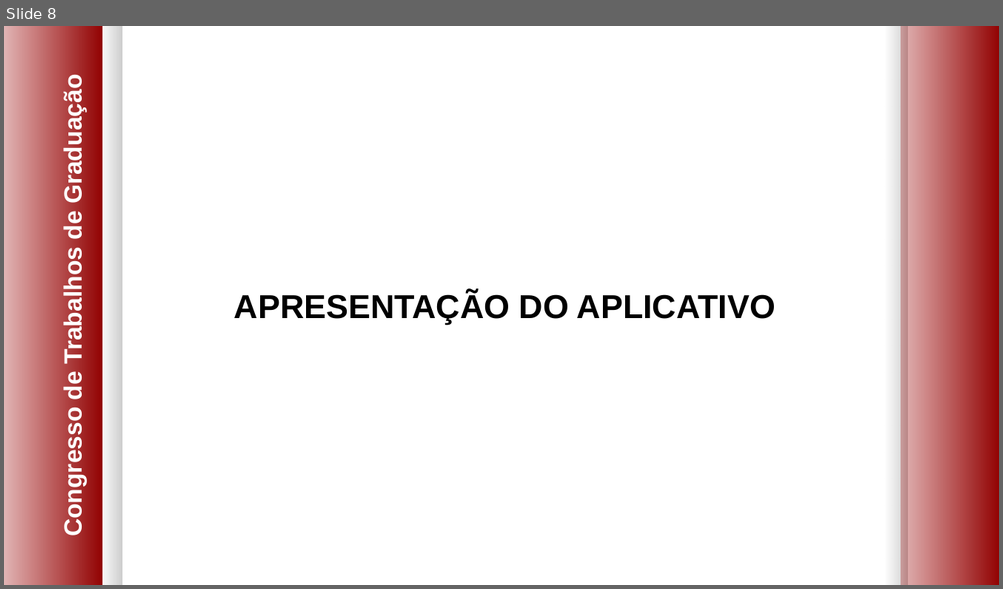
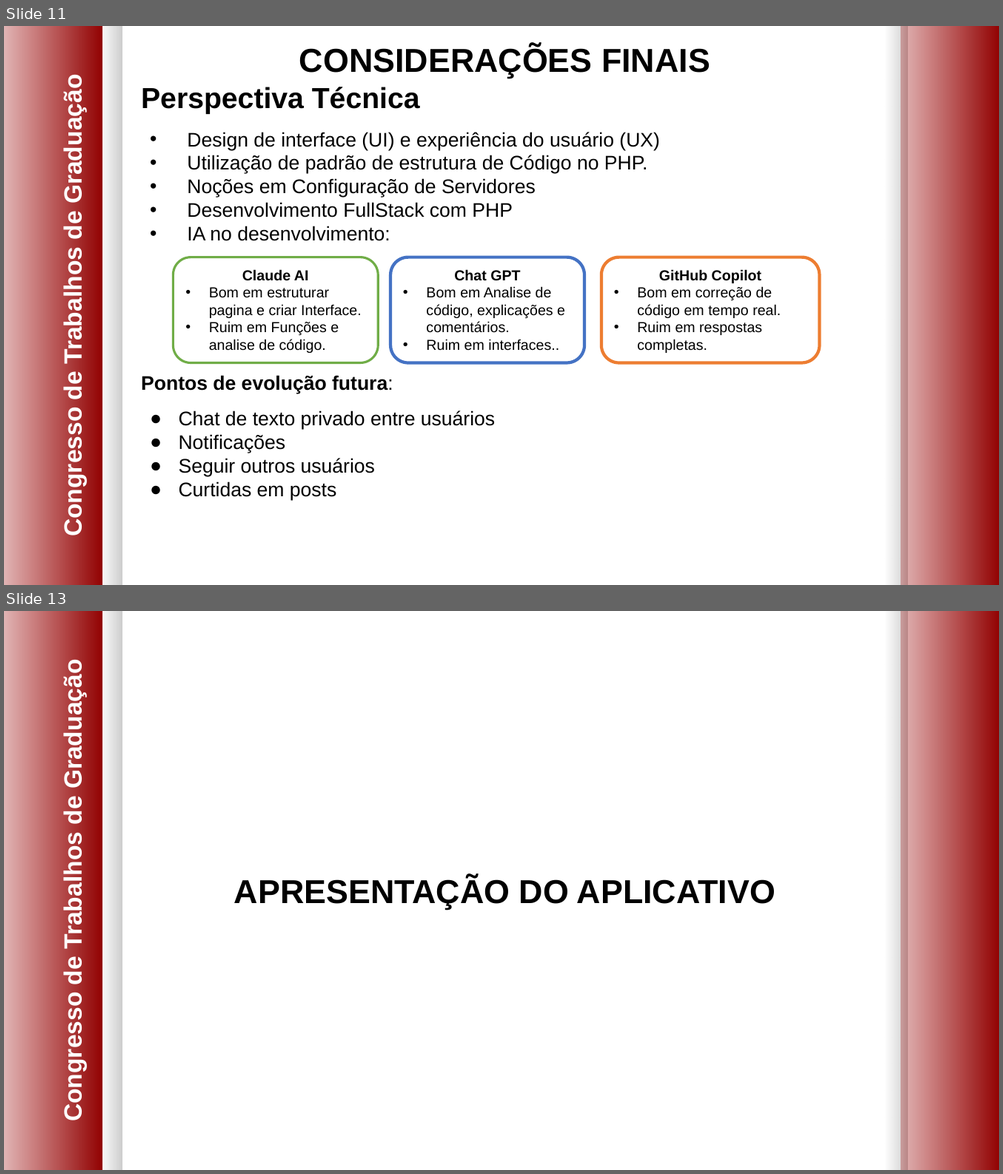
Before and after one commit to AntonioMenelau/FatecConnect-TG, a slide deck: documentação/Apresentação - FatecConnect.pptx. Shown one above the other, each under a label of ours: slide 8 before the commit, slides 11 and 13 after it; the slides between them are not shown. The pictures are 1003x589 and 1003x1174 pixels, drawn with LibreOffice and Linux fonts; fonts in the diff are those of the drawing; background and template pictures are left out. Boxes give left, top, right and bottom in pixels: in the first picture for what was removed or moved away, otherwise in the second. Text is boxed around its words. In the diff, an @@ line names an element or a change of style, - is before the commit and + after.

```diff
--- a/documentação/Apresentação - FatecConnect.pptx
+++ b/documentação/Apresentação - FatecConnect.pptx
@@ slide 11 added at (x1=4, y1=26, x2=999, y2=585), background #FFFFFF; not listed: 5 template elements that a slide beside it also shows @@
@@ text added at (x1=299, y1=46, x2=710, y2=79), 32 pt, text #000000, bold @@
+CONSIDERAÇÕES FINAIS
@@ text added at (x1=141, y1=87, x2=660, y2=501), 19 pt, text #000000 @@
+Perspectiva Técnica
+• Design de interface (UI) e experiência do usuário (UX)
+• Utilização de padrão de estrutura de Código no PHP.
+• Noções em Configuração de Servidores
+• Desenvolvimento FullStack com PHP
+• IA no desenvolvimento:
+Pontos de evolução futura:
+● Chat de texto privado entre usuários
+● Notificações
+● Seguir outros usuários
+● Curtidas em posts
@@ rounded rectangle added at (x1=173, y1=258, x2=378, y2=363), fill #FFFFFF, outline #70AD47 2.25 pt, 14 pt, text #000000 @@
+Claude AI
+• Bom em estruturar pagina e criar Interface.
+• Ruim em Funções e analise de código.
@@ rounded rectangle added at (x1=390, y1=258, x2=584, y2=363), fill #FFFFFF, outline #4472C4 3 pt, 14 pt, text #000000 @@
+Chat GPT
+• Bom em Analise de código, explicações e comentários.
+• Ruim em interfaces..
@@ rounded rectangle added at (x1=602, y1=258, x2=819, y2=363), fill #FFFFFF, outline #ED7D31 3 pt, 14 pt, text #000000 @@
+GitHub Copilot
+• Bom em correção de código em tempo real.
+• Ruim em respostas completas.
@@ what was slide 8 is now slide 13 @@
```
Also in this commit, not shown: 6 slides changed, 5 other slides added, 1 slide removed.
